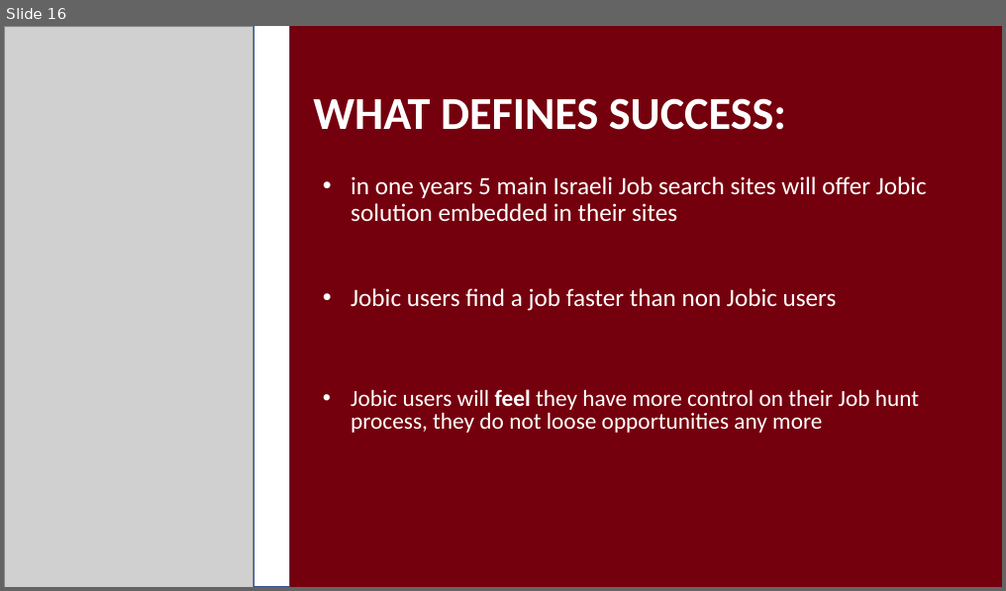
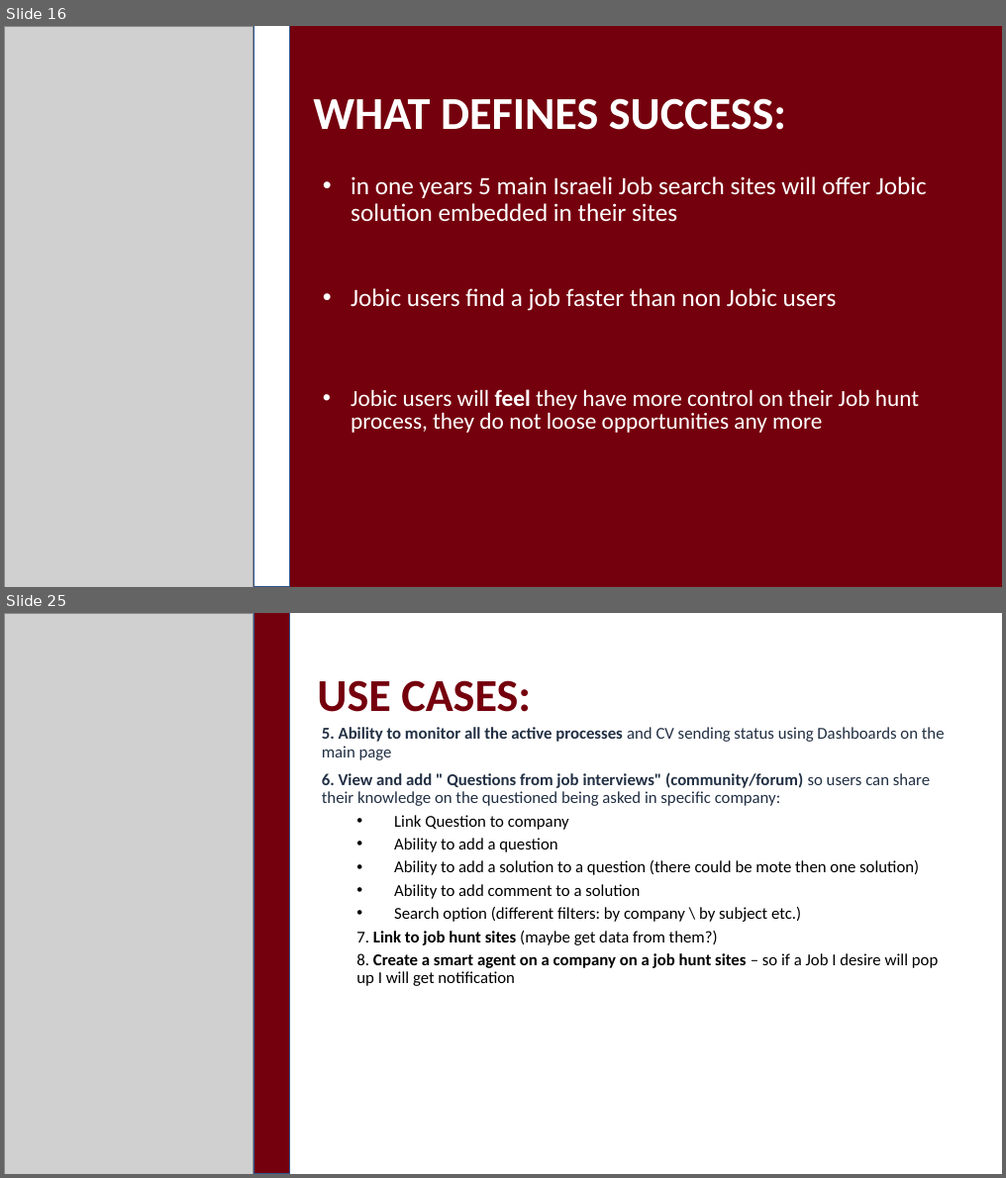
Before and after one commit to arielaleco/Jobic, a slide deck: Documentation/Presentation16.pptx. Shown one above the other, each under a label of ours: slide 16 before the commit, slides 16 and 25 after it; the slides between them are not shown. The pictures are 1006x591 and 1006x1178 pixels, drawn with LibreOffice and Linux fonts; fonts in the diff are those of the drawing; grey boxes stand for pictures. Boxes give left, top, right and bottom in pixels: in the first picture for what was removed or moved away, otherwise in the second. Text is boxed around its words. In the diff, an @@ line names an element or a change of style, - is before the commit and + after.

```diff
--- a/Documentation/Presentation16.pptx
+++ b/Documentation/Presentation16.pptx
@@ slide 25 added at <box>4,613,1002,1174</box>, background #FFFFFF @@
@@ picture added at <box>4,613,253,1174</box> @@
@@ rectangle added at <box>254,613,289,1174</box>, fill #75000D, outline #325491 1 pt @@
@@ title added at <box>317,680,531,712</box>, 44 pt, text #75000D, bold @@
+USE CASES:
@@ text added at <box>322,727,944,986</box>, 16 pt, text #000000 @@
+5. Ability to monitor all the active processes and CV sending status using Dashboards on the main page
+6. View and add " Questions from job interviews" (community/forum) so users can share their knowledge on the questioned being asked in specific company:
+  • Link Question to company
+  • Ability to add a question
+  • Ability to add a solution to a question (there could be mote then one solution)
+  • Ability to add comment to a solution
+  • Search option (different filters: by company \ by subject etc.)
+  7. Link to job hunt sites (maybe get data from them?)
+  8. Create a smart agent on a company on a job hunt sites – so if a Job I desire will pop up I will get notification
```
Also in this commit, not shown: 1 slide changed, 8 other slides added, 3 other files.
